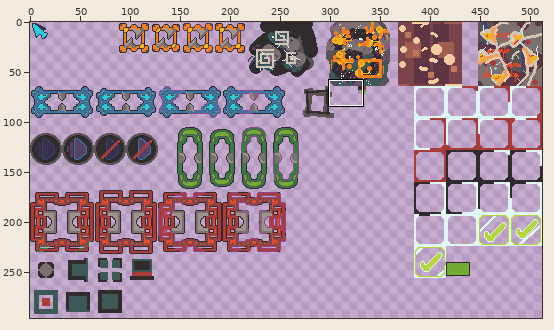
Sprite sheet, stored at public/sprite.png. Above: a wide view before the commit, with the close-up outlined.
Close-up. Old version:
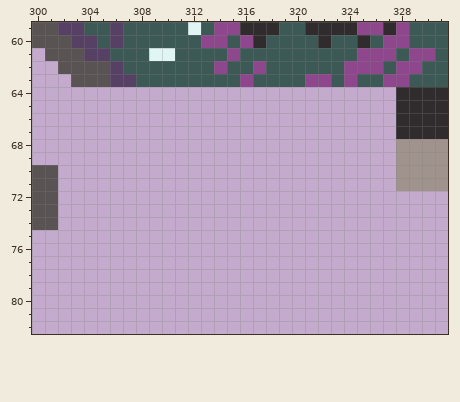
The file is 512x512 pixels. Shown: x 300..331, y 59..82. The wide view leaves out empty margins. The commit also changed other parts of the picture, which this record leaves out.
After:
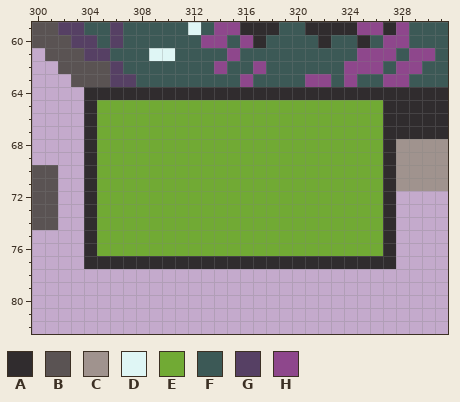
Palette (. is transparent): A #302c2e  B #5a5353  C #a0938e  D #dff6f5  E #71aa34  F #3c5956  G #564064  H #8e478c
What changed:
Colour A now appears in row 64 at x 304 to 327; in rows 65 to 76 at x 304 and 327; in row 77 at x 304 to 327.
Colour E now appears in rows 65 to 76 at x 305 to 326.
Boxes around the changes in both close-ups, in picture pixels (x1, y1, x2, y2):
added: (84, 87, 396, 269)
